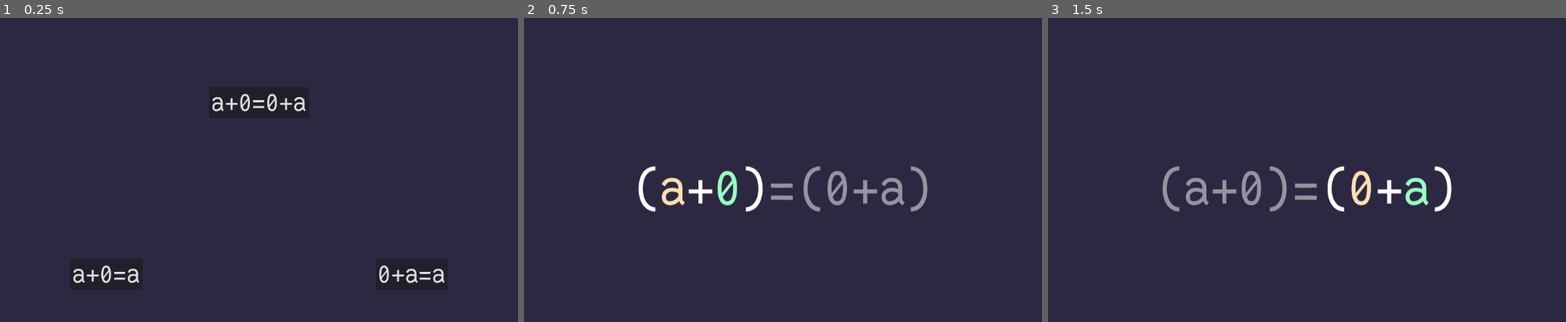
Above: before the commit, frames 1-3 (left to right).
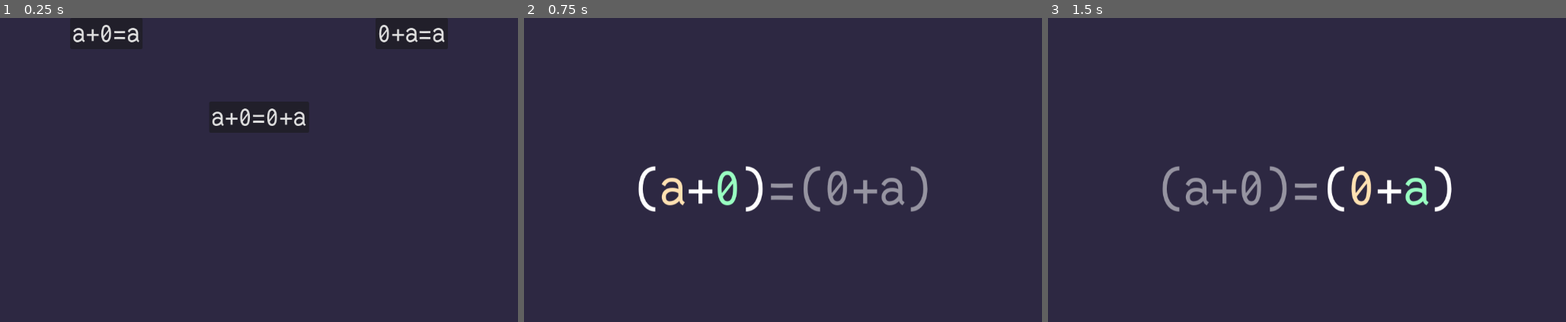
Above: after the commit, the same moments.

Repository: theoahfeldt/emperical-maths
Game: Godot game, scene res://main.tscn
The game is run twice, just before and just after one commit, with the same random seed, the same clock (stepped at 60 frames per second) and the same inputs.
Inputs:
- Up to frame 1 (0.25 s): no input
- Up to frame 2 (0.75 s): click "a+0=0+a" at 0.5 s
- Up to frame 3 (1.5 s): tap Enter (expression_confirm) at 1.25, 1.35 s; hold Right (expression_right) from 1.28 s (still down)

The runs differ from the first frame. In frame 1, 1.8% of the frame differs, in the area x 14-86%, y 2-88%; in frame 2, nothing differs; in frame 3, nothing differs.

Commit message:
Add scrolling to level select menu

Diff:
--- a/game/ui/level_select_menu.gd
+++ b/game/ui/level_select_menu.gd
@@ -1,5 +1,5 @@
 class_name LevelSelectMenu
-extends VBoxContainer
+extends ScrollContainer
 
 
 signal selected(assertion: Resource)
--- a/game/ui/level_select_menu.tscn
+++ b/game/ui/level_select_menu.tscn
@@ -6,45 +6,51 @@
 [ext_resource type="Resource" uid="uid://cfp388qakl1cv" path="res://levels/levels/sum_identity.tres" id="3_b86hu"]
 [ext_resource type="Resource" uid="uid://dx7c2q6hc1q3l" path="res://levels/levels/sum_identity_right.tres" id="4_unpbs"]
 
-[node name="LevelSelectMenu" type="VBoxContainer"]
+[node name="LevelSelectMenu" type="ScrollContainer"]
 anchors_preset = 15
 anchor_right = 1.0
 anchor_bottom = 1.0
 grow_horizontal = 2
 grow_vertical = 2
+horizontal_scroll_mode = 0
 script = ExtResource("1_81e3b")
 
-[node name="HBoxContainer" type="HBoxContainer" parent="."]
+[node name="VBoxContainer" type="VBoxContainer" parent="."]
+layout_mode = 2
+size_flags_horizontal = 3
+theme_override_constants/separation = 100
+
+[node name="HBoxContainer2" type="HBoxContainer" parent="VBoxContainer"]
 layout_mode = 2
 size_flags_vertical = 3
 
-[node name="CenterContainer" type="CenterContainer" parent="HBoxContainer"]
+[node name="CenterContainer" type="CenterContainer" parent="VBoxContainer/HBoxContainer2"]
 layout_mode = 2
 size_flags_horizontal = 3
 
-[node name="LevelButton" parent="HBoxContainer/CenterContainer" instance=ExtResource("2_cbbnw")]
-layout_mode = 2
-text = "a+0=0+a"
-assertion = ExtResource("3_b86hu")
-
-[node name="HBoxContainer2" type="HBoxContainer" parent="."]
-layout_mode = 2
-size_flags_vertical = 3
-
-[node name="CenterContainer" type="CenterContainer" parent="HBoxContainer2"]
-layout_mode = 2
-size_flags_horizontal = 3
-
-[node name="LevelButton" parent="HBoxContainer2/CenterContainer" instance=ExtResource("2_cbbnw")]
+[node name="LevelButton" parent="VBoxContainer/HBoxContainer2/CenterContainer" instance=ExtResource("2_cbbnw")]
 layout_mode = 2
 text = "a+0=a"
 assertion = ExtResource("4_unpbs")
 
-[node name="CenterContainer2" type="CenterContainer" parent="HBoxContainer2"]
+[node name="CenterContainer2" type="CenterContainer" parent="VBoxContainer/HBoxContainer2"]
 layout_mode = 2
 size_flags_horizontal = 3
 
-[node name="LevelButton" parent="HBoxContainer2/CenterContainer2" instance=ExtResource("2_cbbnw")]
+[node name="LevelButton" parent="VBoxContainer/HBoxContainer2/CenterContainer2" instance=ExtResource("2_cbbnw")]
 layout_mode = 2
 text = "0+a=a"
 assertion = ExtResource("3_1e06o")
+
+[node name="HBoxContainer" type="HBoxContainer" parent="VBoxContainer"]
+layout_mode = 2
+size_flags_vertical = 3
+
+[node name="CenterContainer" type="CenterContainer" parent="VBoxContainer/HBoxContainer"]
+layout_mode = 2
+size_flags_horizontal = 3
+
+[node name="LevelButton" parent="VBoxContainer/HBoxContainer/CenterContainer" instance=ExtResource("2_cbbnw")]
+layout_mode = 2
+text = "a+0=0+a"
+assertion = ExtResource("3_b86hu")
Not shown, changed: tasks.org
